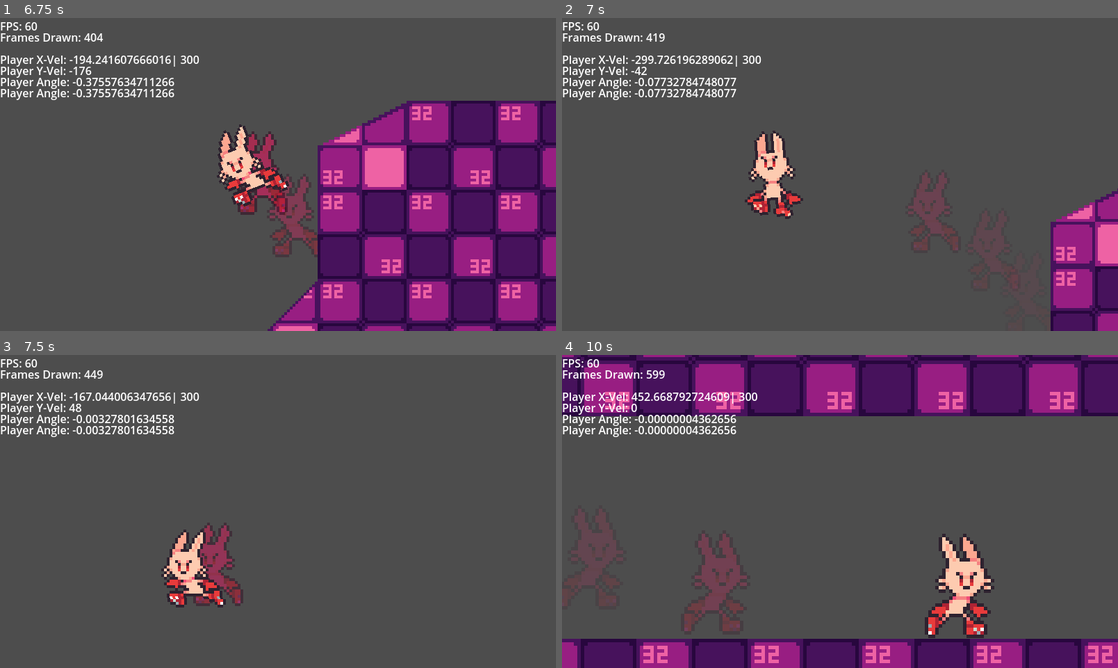
Above: before the commit, frames 1-4 (two rows, left to right).
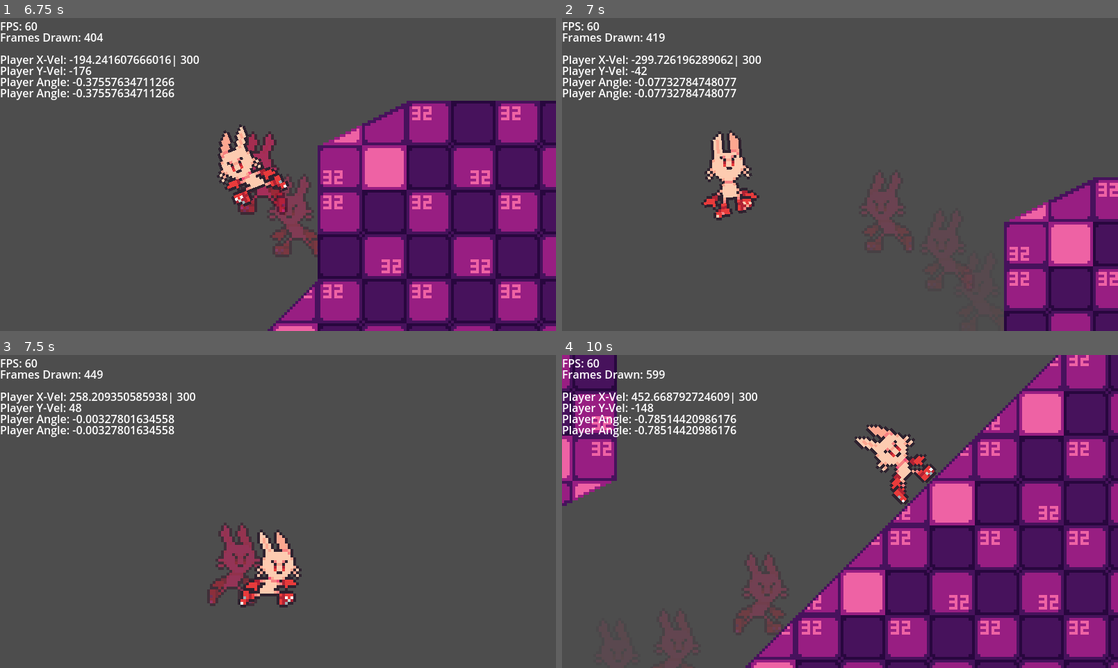
Above: after the commit, the same moments.

Repository: urboirad/Project-Rapid
Game: Godot game, scene res://World.tscn
The game is run twice, just before and just after one commit, with the same random seed, the same clock (stepped at 60 frames per second) and the same inputs.
Inputs:
- Up to frame 1 (6.75 s): hold Right (right) 0.53-2.03 s; tap X (dash) every 0.75 s from 0.6 to 6.6 s; tap Z (jump) at 0.77, 1.52, 3.02, 3.77, 4.52, 6.02 s; hold Left (left) 2.03-4.28 s; hold Right (right) from 4.28 s (still down)
- Up to frame 2 (7 s): keep holding Right (right); tap Z (jump) at 6.77 s
- Up to frame 3 (7.5 s): keep holding Right (right); tap X (dash) at 7.35 s
- Up to frame 4 (10 s): tap Z (jump) at 7.52, 9.02, 9.77 s; release Right (right) at 8.03 s; hold Left (left) 8.03-9.53 s; tap X (dash) at 8.1, 8.85, 9.6 s; hold Right (right) from 9.53 s (still down)

Frame 1 is identical in both runs. In frame 2, 13% of the frame differs, in the area x 25-100%, y 35-100%; in frame 3, 5.1%; in frame 4, 61%, in the area x 0-100%, y 0-100%.

Commit message:
Changed Splash + Minor Bug Fixes
Fixed Player facing wrong direction after wall bouncing.

Diff:
--- a/src/Scripts/Player.gd
+++ b/src/Scripts/Player.gd
@@ -154,9 +154,9 @@
 		velocity.x = velocity.x - dash_speed # Make player bounce off
 
 func animations(): # Animation update
-	if Input.is_action_just_pressed("right"):
+	if Input.is_action_pressed("right"):
 		Anim.flip_h = false
-	elif Input.is_action_just_pressed("left"):
+	elif Input.is_action_pressed("left"):
 		Anim.flip_h = true
 	# Right...
 	if Input.is_action_pressed("right") && !Input.is_action_pressed("left"):
Binary file changed: src/rapidSplash.png
Not shown, changed: Game Assets/rapidSplash.png
